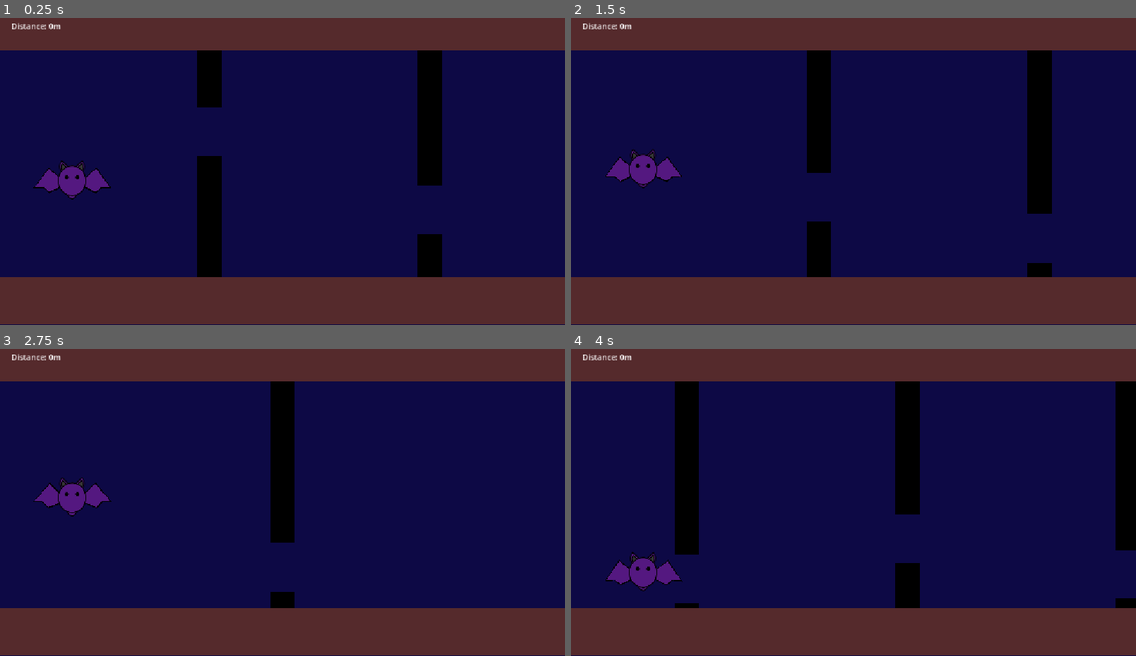
Above: before the commit, frames 1-4 (two rows, left to right).
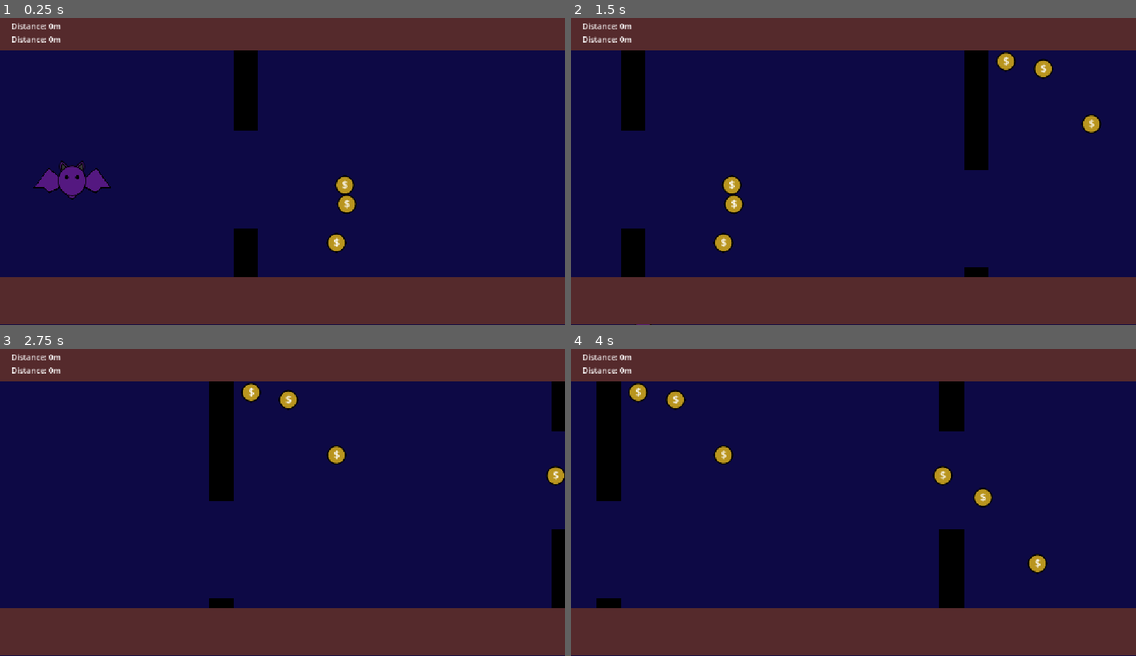
Above: after the commit, the same moments.

Repository: NileKnight1/flappy-bat
Game: Godot game, scene res://scenes/game.tscn
Same seed, same stepped clock (60 frames per second), same inputs: the game is played once before the commit and once after it.
Inputs (mouse positions are in pixels of both pictures, inside the frame that each line leads up to):
- Up to frame 1 (0.25 s): no input
- Up to frame 2 (1.5 s): tap Enter at 0.5 s; move the mouse to (977, 150) at 0.52 s; hold Right from 0.53 s (still down); tap Alt at 0.6 s; click (977, 150) at 0.67 s; tap Space (jump) at 0.77 s; move the mouse to (740, 183) at 1.27 s; tap Shift at 1.35 s
- Up to frame 3 (2.75 s): tap Space (jump) at 1.52 s; move the mouse to (339, 428) at 2.02 s; release Right at 2.03 s; hold Left from 2.03 s (still down); tap Alt at 2.1 s
- Up to frame 4 (4 s): move the mouse to (825, 560) at 2.77 s; release Left at 2.78 s; hold Right from 2.78 s (still down); tap Shift at 2.85 s; click (825, 560) at 2.92 s; tap Space (jump) at 3.02, 3.77 s; move the mouse to (1023, 545) at 3.52 s; tap Alt at 3.6 s

The runs differ from the first frame. In frame 1, 7.5% of the frame differs, in the area x 2-79%, y 5-85%; in frame 2, 10%; in frame 3, 6.8%; in frame 4, 13%, in the area x 2-100%, y 5-85%.
Error before the commit: Cannot call method 'change_scene_to_file' on a null value. (res://scripts/game.gd:100)

Commit message:
added coins and fixed spawning bugs

Diff:
--- a/scenes/bat.tscn
+++ b/scenes/bat.tscn
@@ -211,6 +211,7 @@
 
 [node name="col" type="CollisionShape2D" parent="." unique_id=2070697087]
 shape = SubResource("CircleShape2D_uhqni")
+disabled = true
 
 [node name="eyes" type="Timer" parent="." unique_id=407985895]
 wait_time = 5.0
--- a/scenes/game.tscn
+++ b/scenes/game.tscn
@@ -2,6 +2,23 @@
 
 [ext_resource type="PackedScene" uid="uid://4vjxjsmvw54v" path="res://scenes/bat.tscn" id="1_uwrxv"]
 [ext_resource type="Script" uid="uid://ubl3nf231uqf" path="res://scripts/game.gd" id="1_yqjtg"]
+[ext_resource type="Script" uid="uid://c27nw0p25lebr" path="res://scripts/coin.gd" id="2_lnu2h"]
+
+[sub_resource type="StyleBoxFlat" id="StyleBoxFlat_bekt7"]
+bg_color = Color(0.72386265, 0.58249575, 0.122853704, 1)
+border_width_left = 3
+border_width_top = 3
+border_width_right = 3
+border_width_bottom = 3
+border_color = Color(0, 0, 0, 1)
+corner_radius_top_left = 20
+corner_radius_top_right = 20
+corner_radius_bottom_right = 20
+corner_radius_bottom_left = 20
+
+[sub_resource type="CapsuleShape2D" id="CapsuleShape2D_bekt7"]
+radius = 18.0
+height = 74.0
 
 [sub_resource type="StyleBoxFlat" id="StyleBoxFlat_vlew8"]
 bg_color = Color(0.05164527, 0.035177767, 0.26976654, 1)
@@ -11,14 +28,38 @@
 
 [sub_resource type="WorldBoundaryShape2D" id="WorldBoundaryShape2D_8jhjc"]
 
-[sub_resource type="SegmentShape2D" id="SegmentShape2D_yqjtg"]
-a = Vector2(-172, 3.000061)
-b = Vector2(51.000004, 4)
+[sub_resource type="WorldBoundaryShape2D" id="WorldBoundaryShape2D_lnu2h"]
 
 [node name="game" type="Node2D" unique_id=1468201715]
 script = ExtResource("1_yqjtg")
 
 [node name="map" type="Node2D" parent="." unique_id=88849479]
+
+[node name="coin" type="Area2D" parent="map" unique_id=2137118346]
+position = Vector2(0, 211)
+script = ExtResource("2_lnu2h")
+
+[node name="Panel" type="Panel" parent="map/coin" unique_id=1363569054]
+offset_left = 8.0
+offset_top = -25.0
+offset_right = 48.0
+offset_bottom = 15.0
+theme_override_styles/panel = SubResource("StyleBoxFlat_bekt7")
+
+[node name="Label" type="Label" parent="map/coin" unique_id=2003827665]
+offset_left = 22.0
+offset_top = -22.0
+offset_right = 35.0
+offset_bottom = 9.0
+theme_override_font_sizes/font_size = 22
+text = "$"
+horizontal_alignment = 1
+vertical_alignment = 1
+
+[node name="CollisionShape2D" type="CollisionShape2D" parent="map/coin" unique_id=156037276]
+position = Vector2(28, -5)
+rotation = 1.5707964
+shape = SubResource("CapsuleShape2D_bekt7")
 
 [node name="bg" type="Node2D" parent="map" unique_id=2064278073]
 
@@ -30,6 +71,8 @@
 theme_override_styles/panel = SubResource("StyleBoxFlat_vlew8")
 
 [node name="obstacles" type="Node2D" parent="map" unique_id=375510223]
+
+[node name="coins" type="Node2D" parent="map" unique_id=1389249179]
 
 [node name="cam" type="Camera2D" parent="." unique_id=1557071707]
 position = Vector2(0, -3)
@@ -82,7 +125,7 @@
 [node name="CollisionShape2D3" type="CollisionShape2D" parent="boundaries/free" unique_id=1456903032]
 position = Vector2(-731, -105)
 rotation = 1.5707966
-shape = SubResource("SegmentShape2D_yqjtg")
+shape = SubResource("WorldBoundaryShape2D_lnu2h")
 
 [node name="difficulty" type="Timer" parent="." unique_id=1849449303]
 wait_time = 5.0
@@ -96,5 +139,13 @@
 offset_bottom = 48.0
 text = "Distance: 0m"
 
+[node name="coins" type="Label" parent="CanvasLayer" unique_id=495679492]
+offset_left = 23.0
+offset_top = 52.0
+offset_right = 123.0
+offset_bottom = 75.0
+text = "Distance: 0m"
+
+[connection signal="body_entered" from="map/coin" to="map/coin" method="_on_body_entered"]
 [connection signal="body_entered" from="boundaries/Area2D" to="." method="_on_boundaries_body_entered"]
 [connection signal="timeout" from="difficulty" to="." method="_on_difficulty_timeout"]
--- /dev/null
+++ b/scripts/coin.gd
@@ -0,0 +1,10 @@
+extends Area2D
+
+@onready var game = $"../../.."
+
+func _on_body_entered(body: Node2D) -> void:
+	if body.name == "free":
+		queue_free()
+	if body.name == "player":
+		game.add_coin()
+		queue_free()
--- a/scripts/game.gd
+++ b/scripts/game.gd
@@ -10,24 +10,32 @@
 	game_running = 1
 	$difficulty.start()
 	spawn_obstacle()
-	#spawn_obstacle()
-	#spawn_obstacle()
-	#spawn_obstacle()
+	spawn_obstacle()
+	spawn_obstacle()
+	spawn_obstacle()
 
 var game_running = 0
 
 var obstacles_count = 0
+var coins_count = 0
 
 
 func _process(delta: float) -> void:
 	if !game_running: return
 	obstacles_count = $map/obstacles.get_child_count()
+	coins_count = $map/coins.get_child_count()
+
 	$map/obstacles.position.x -= game_speed
+	$map/coins.position.x -= game_speed
+
 
 	while obstacles_count < 20:
 		obstacles_count = $map/obstacles.get_child_count()
 		spawn_obstacle()
 
+	#while coins_count < 20:
+		#coins_count = $map/coins.get_child_count()
+		#spawn_coins()
 
 
 var cur_x = 0
@@ -35,15 +43,11 @@
 var y1 = -140.0
 var y2 = 124
 
-var gap = 100
-var cur_x_diff = 450
-var game_speed = 10
-
-
 # 200/200/198/ -100
 # 150/150/148 -75
 
 func spawn_obstacle():
+	print("spawned")
 	var temp_size = randi_range(100,460-gap)
 	#var temp_size = 460-gap
 
@@ -80,6 +84,10 @@
 	temp.get_node("col").shape.size.y = temp_size
 	temp.get_node("ref").get_node("col").shape.size.y = temp_size-2
 
+	spawn_coins()
+	spawn_coins()
+	spawn_coins()
+
 	$map/obstacles.add_child(temp)
 	# 250/74
 	# 200/124
@@ -87,13 +95,22 @@
 
 	cur_x += cur_x_diff
 
+func spawn_coins():
+	var temp = $map/coin.duplicate()
+	temp.position.y = randi_range(-215, 211)
+	temp.position.x = randi_range(cur_x+250,cur_x-250)
+
+
+	$map/coins.add_child(temp)
+
+
 func _on_boundaries_body_entered(body: Node2D) -> void:
 	#print(body)
 	if body == $player:
 		kill()
 
 func kill():
-	#game_running = 0
+	game_running = 0
 	print("dead")
 	$player.get_node("col").set_deferred("disabled", 1)
 	await get_tree().create_timer(0.01).timeout
@@ -103,18 +120,29 @@
 func _on_obstacles_area_body_entered(body: Node2D) -> void:
 	print(body)
 
+
+var gap = 200
+var cur_x_diff = 700
+var game_speed = 5
+
 func _on_difficulty_timeout() -> void:
 	return
 	if game_speed < 10:
-		game_speed += 1
-	if gap > 40:
-		gap -= 5
-	if cur_x_diff > 300:
-		cur_x_diff -= 50
+		game_speed += 0.5
+	if gap > 100:
+		gap -= 10
+	if cur_x_diff > 450:
+		cur_x_diff -= 25
 
 var points = 0
+var coins = 0
+
 func add_point():
 	points += 1
 	$CanvasLayer/points.text = "Distance: " + str(points/2) + "m"
 	print(points)
 	#print("points")
+func add_coin():
+	coins += 1
+	$CanvasLayer/coins.text = "Coins: " + str(coins)
+	print(points)
--- a/scripts/ref.gd
+++ b/scripts/ref.gd
@@ -5,8 +5,12 @@
 func _on_ref_body_entered(body: Node2D) -> void:
 	#print(body)
 	if body.name == "player":
-		game.kill()
+		if game.game_running:
+			game.kill()
 	if body.name == "free":
+		print('freed')
+		#game.spawn_obstacle()
+		#await get_tree().create_timer(0.01).timeout
 		self.queue_free()
 
 func _on_pnt_body_entered(body: Node2D) -> void:
Not shown, added: scripts/coin.gd.uid
